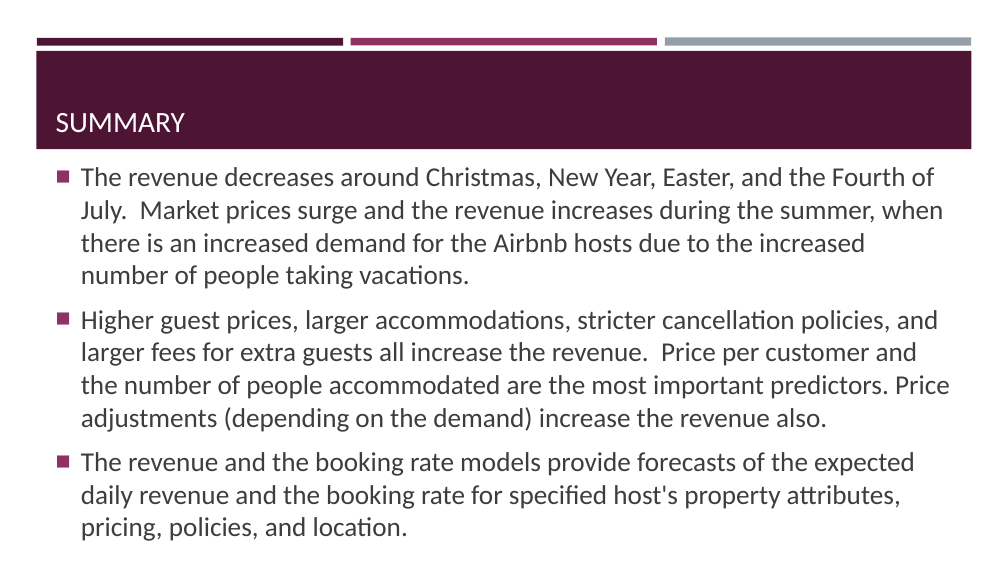
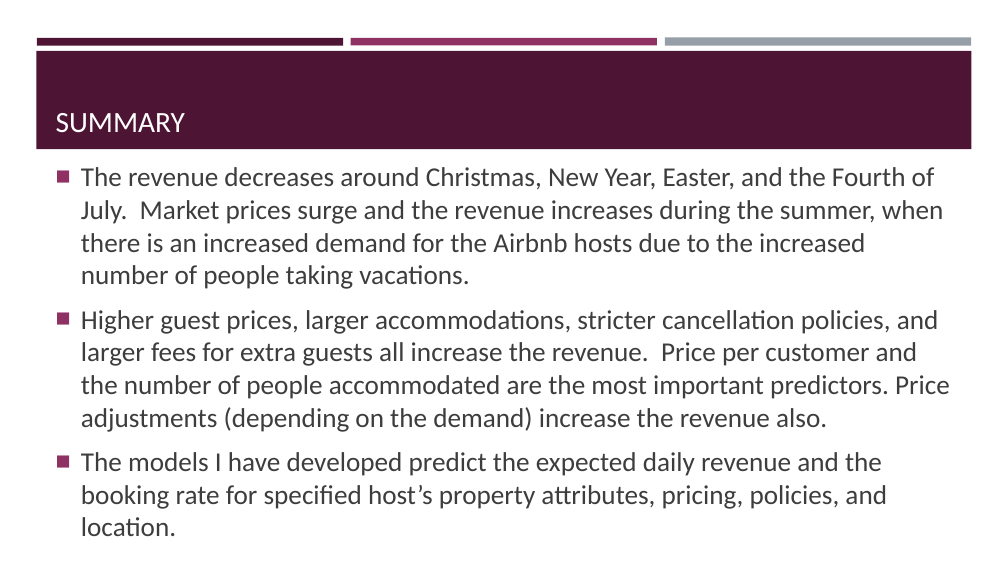
Before and after one commit to ivanovdmitri/Seattle_Airbnb_2017_DI, a slide deck: slide 12 of Seattle_Airbnb_2017_DI.pptx. Drawn at 1008x567 pixels with LibreOffice and Linux fonts; fonts in the diff are those of the drawing. Boxes give left, top, right and bottom in pixels: in the first picture for what was removed or moved away, otherwise in the second. Text is boxed around its words. In the diff, an @@ line names an element or a change of style, - is before the commit and + after.

```diff
--- a/Seattle_Airbnb_2017_DI.pptx
+++ b/Seattle_Airbnb_2017_DI.pptx
@@ text at box(81, 452, 887, 536): text changed @@
-■ The revenue and the booking rate models provide forecasts of the expected daily revenue and the booking rate for specified host's property attributes, pricing, policies, and location.
+■ The models I have developed predict the expected daily revenue and the booking rate for specified host’s property attributes, pricing, policies, and location.
```
